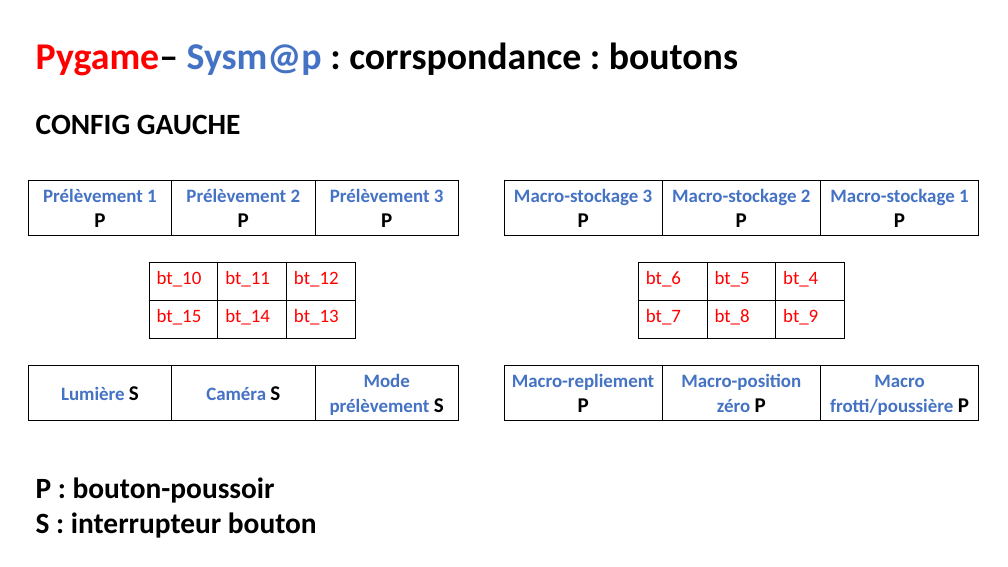
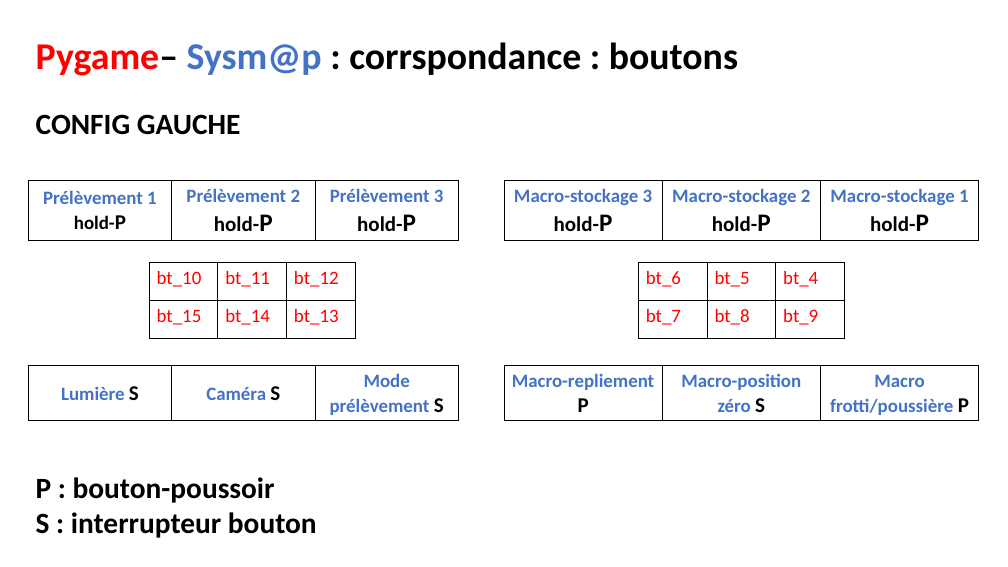
Before and after one commit to luewh/hyperion_repo, a slide deck: slide 1 of joystick/doc/pygame-sysm@p table de correspondance.pptx. Drawn at 1008x567 pixels with LibreOffice and Linux fonts; fonts in the diff are those of the drawing. Boxes give left, top, right and bottom in pixels: in the first picture for what was removed or moved away, otherwise in the second. Text is boxed around its words. In the diff, an @@ line names an element or a change of style, - is before the commit and + after.

```diff
--- a/joystick/doc/pygame-sysm@p table de correspondance.pptx
+++ b/joystick/doc/pygame-sysm@p table de correspondance.pptx
@@ table at [28, 181, 459, 241] @@
-row 1: Prélèvement 1 P | Prélèvement 2 P | Prélèvement 3 P
+row 1: Prélèvement 1 hold-P | Prélèvement 2 hold-P | Prélèvement 3 hold-P
@@ table at [504, 181, 979, 241] @@
-row 1: Macro-stockage 3 P | Macro-stockage 2 P | Macro-stockage 1 P
+row 1: Macro-stockage 3 hold-P | Macro-stockage 2 hold-P | Macro-stockage 1 hold-P
@@ table at [504, 365, 979, 420] @@
-row 1, column 2: Macro-position zéro P
+row 1, column 2: Macro-position zéro S
```
Also in this commit, not shown: 1 other slide changed, 23 other files.
